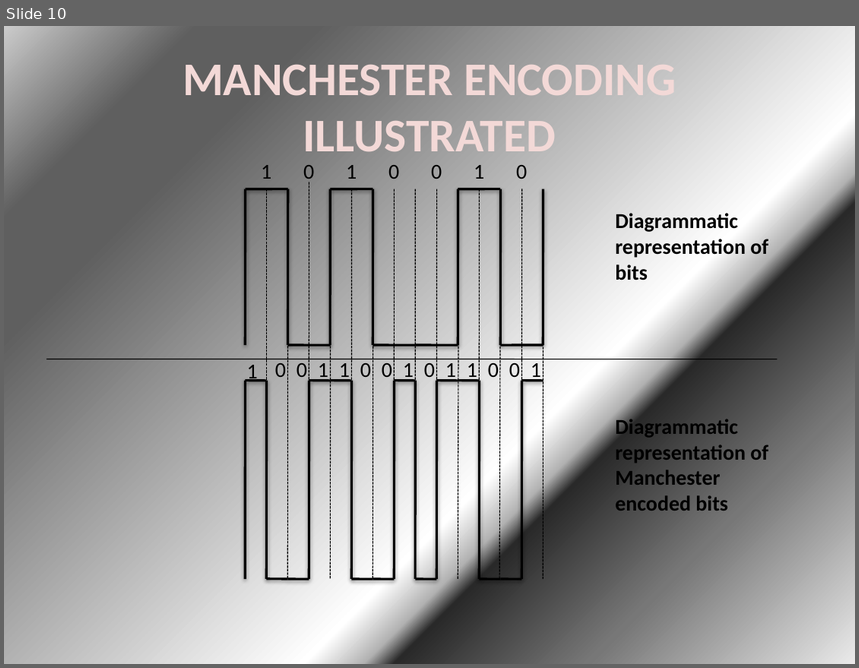
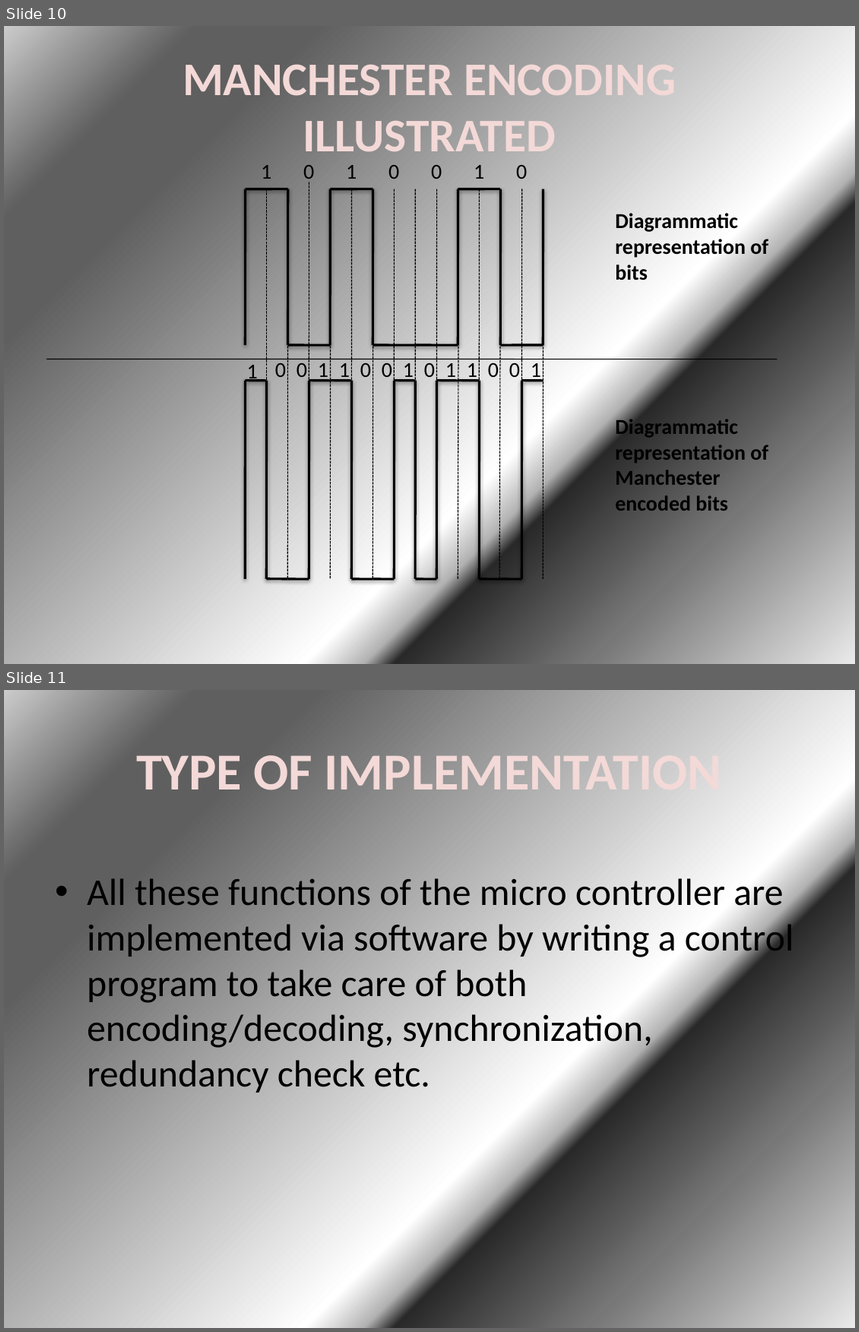
Before and after one commit to franko4don/finalyear, a slide deck: seminar power point.pptx. Shown one above the other, each under a label of ours: slide 10 before the commit, slides 10 and 11 after it. The pictures are 859x668 and 859x1332 pixels, drawn with LibreOffice and Linux fonts; fonts in the diff are those of the drawing. Boxes give left, top, right and bottom in pixels: in the first picture for what was removed or moved away, otherwise in the second. Text is boxed around its words. In the diff, an @@ line names an element or a change of style, - is before the commit and + after.

```diff
--- a/seminar power point.pptx
+++ b/seminar power point.pptx
@@ slide 11 added at (4,690,855,1328), background gradient #CBCBCB to #5F5F5F to #FFFFFF to #B2B2B2 to #292929 to #777777 to #EAEAEA @@
@@ title added at (136,746,722,802), 44 pt, text gradient #FBF3F3 to #F3D9D8 to #E38C8B, bold @@
+TYPE OF IMPLEMENTATION
@@ text added at (87,878,794,1093), 32 pt, text #000000 @@
+• All these functions of the micro controller are implemented via software by writing a control program to take care of both encoding/decoding, synchronization, redundancy check etc.
```
Also in this commit, not shown: 3 slides changed, 1 other slide added, 6 other files.
